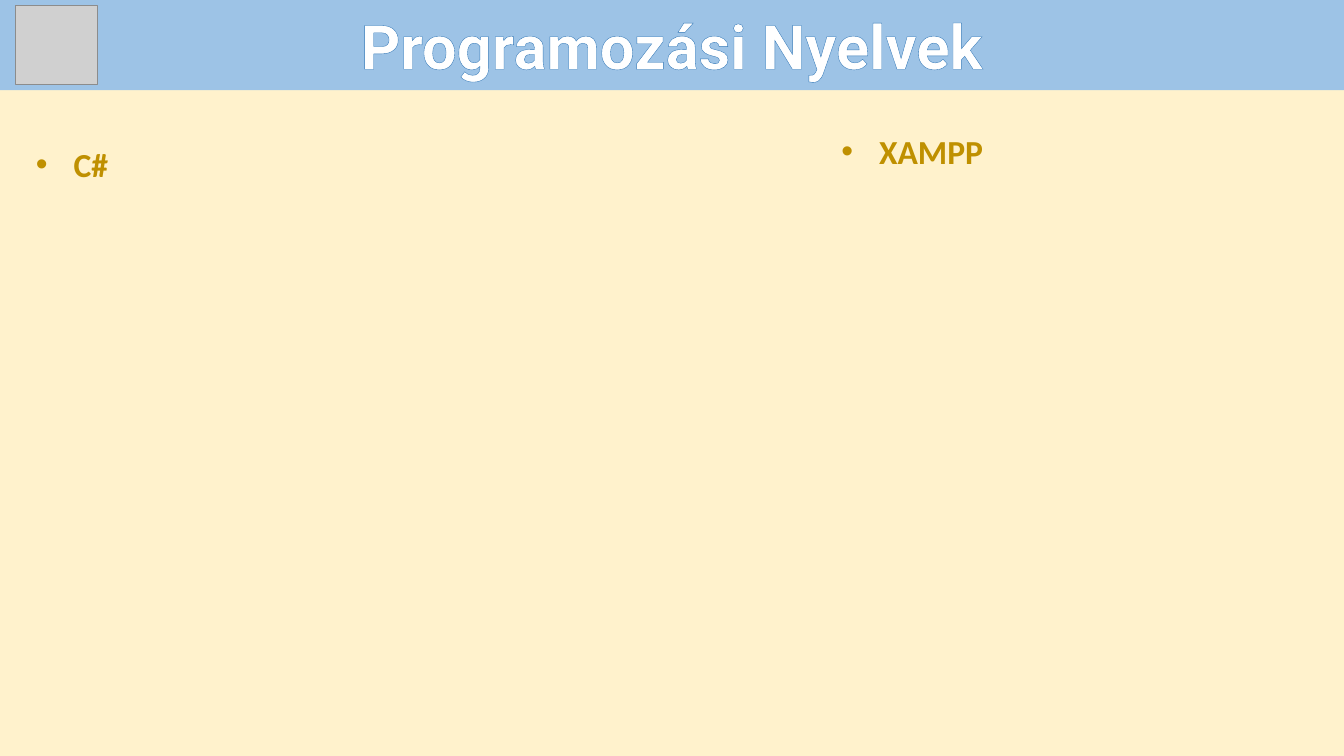
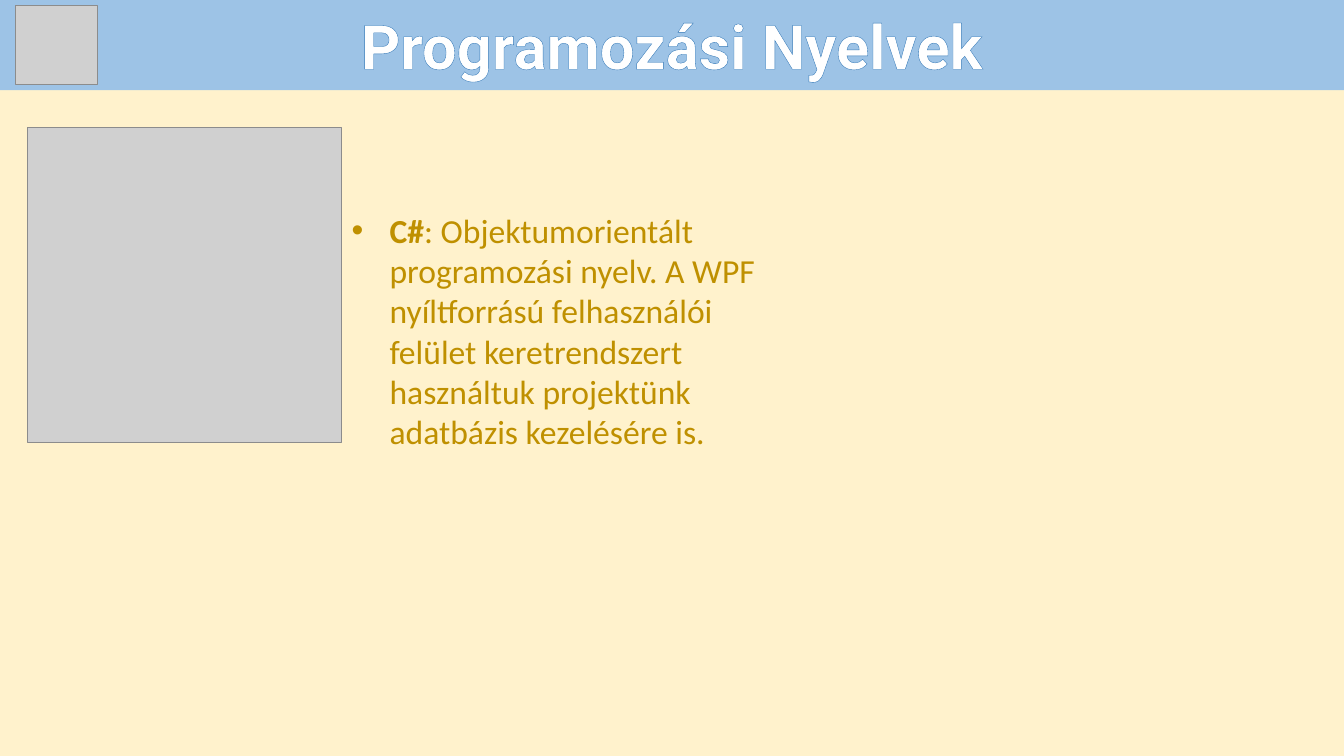
Before and after one commit to Andras-12c/Dozsa-Csarda, a slide deck: slide 7 of VizsgaremekPP.pptx. Drawn at 1344x756 pixels with LibreOffice and Linux fonts; fonts in the diff are those of the drawing; grey boxes stand for pictures. Boxes give left, top, right and bottom in pixels: in the first picture for what was removed or moved away, otherwise in the second. Text is boxed around its words. In the diff, an @@ line names an element or a change of style, - is before the commit and + after.

```diff
--- a/VizsgaremekPP.pptx
+++ b/VizsgaremekPP.pptx
@@ picture added at (27,128,342,443) @@
@@ text removed at (879,142,983,164) @@
-• XAMPP
@@ text at (390,219,755,445): text changed; bold off @@
-• C#
+• C#: Objektumorientált programozási nyelv. A WPF nyíltforrású felhasználói felület keretrendszert használtuk projektünk adatbázis kezelésére is.
```
Also in this commit, not shown: 6 other slides changed.
